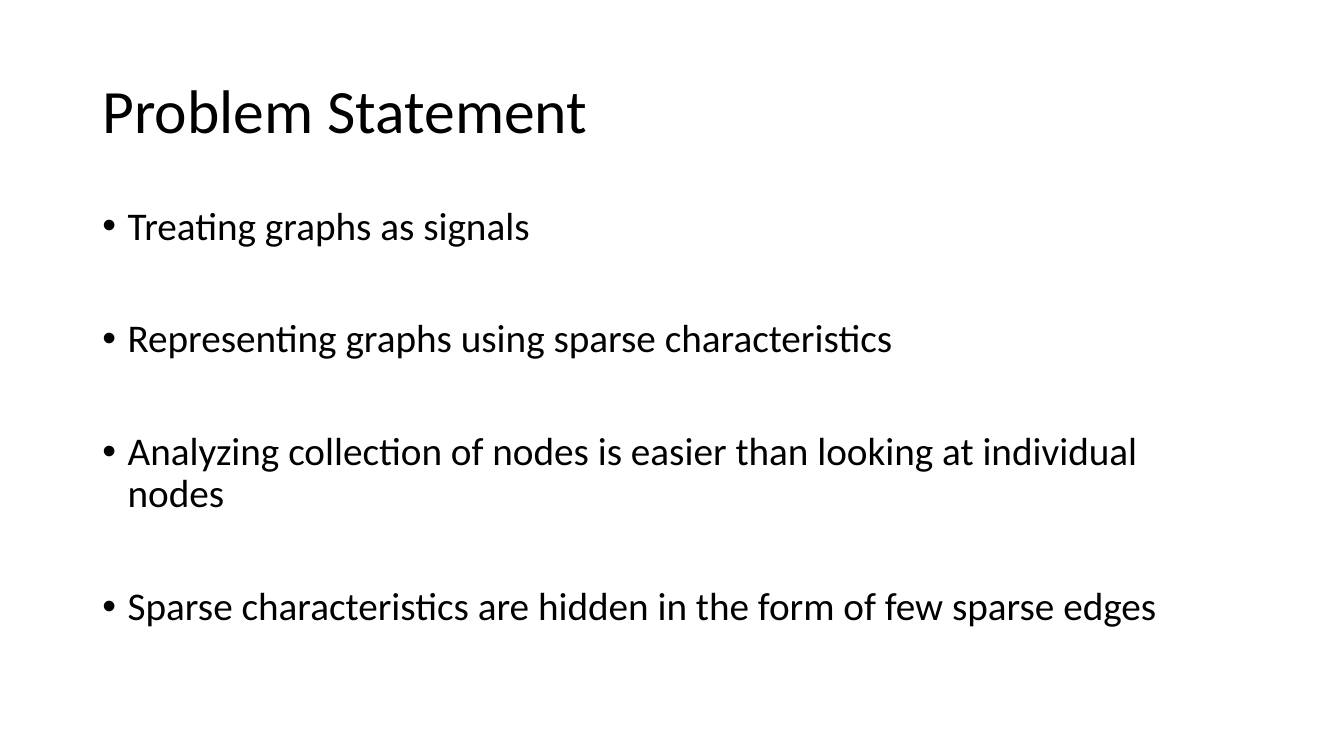
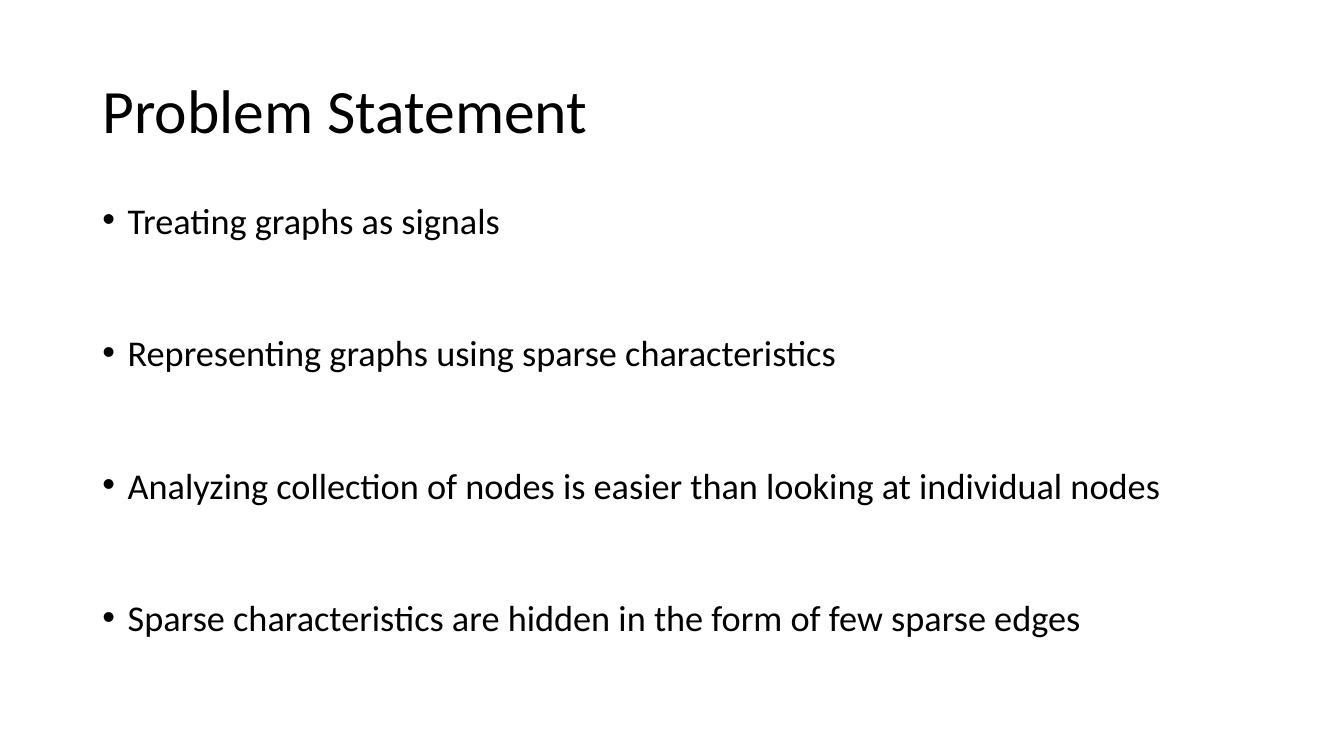
Before and after one commit to mikh/CS591-Social-Networks, a slide deck: slide 4 of PPT/skeleton.ppt.pptx. Drawn at 1344x756 pixels with LibreOffice and Linux fonts; fonts in the diff are those of the drawing; background and template pictures are left out. Boxes give left, top, right and bottom in pixels: in the first picture for what was removed or moved away, otherwise in the second. Text is boxed around its words. In the diff, an @@ line names an element or a change of style, - is before the commit and + after.

```diff
--- a/PPT/skeleton.ppt.pptx
+++ b/PPT/skeleton.ppt.pptx
@@ text "Treating graphs as signals" at (128, 208, 1159, 638): size 28 to 25.9 pt; line spacing 0.9 to 0.8 @@
```
Also in this commit, not shown: 5 other slides changed, 17 slides added, 2 slides removed, 6 other files.
